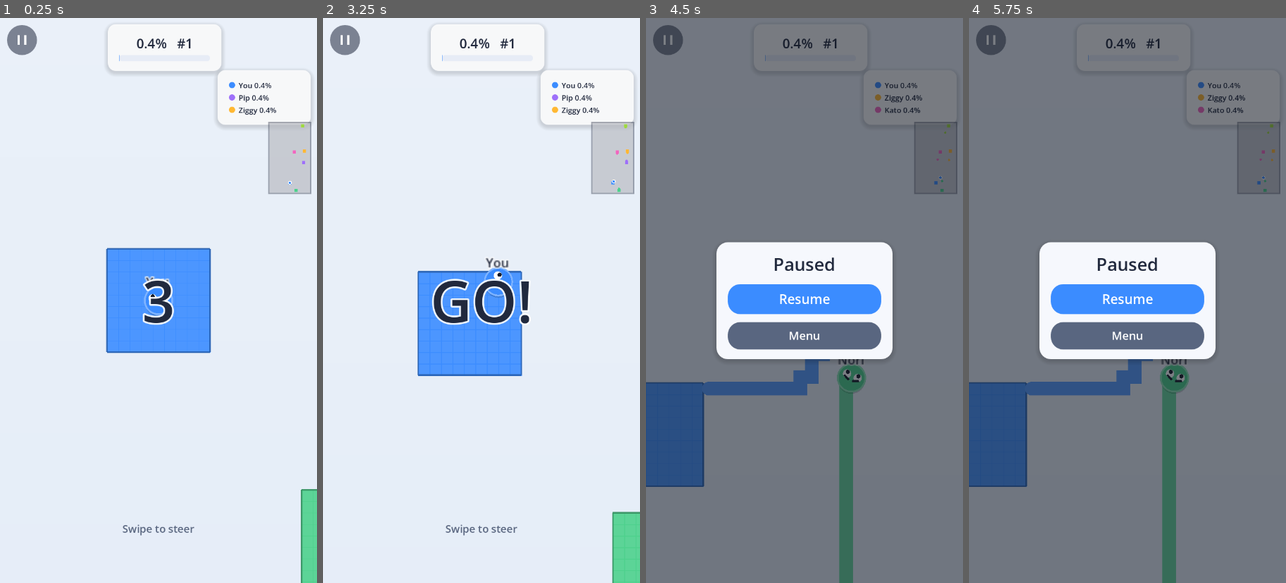
Above: before the commit, frames 1-4 (left to right).
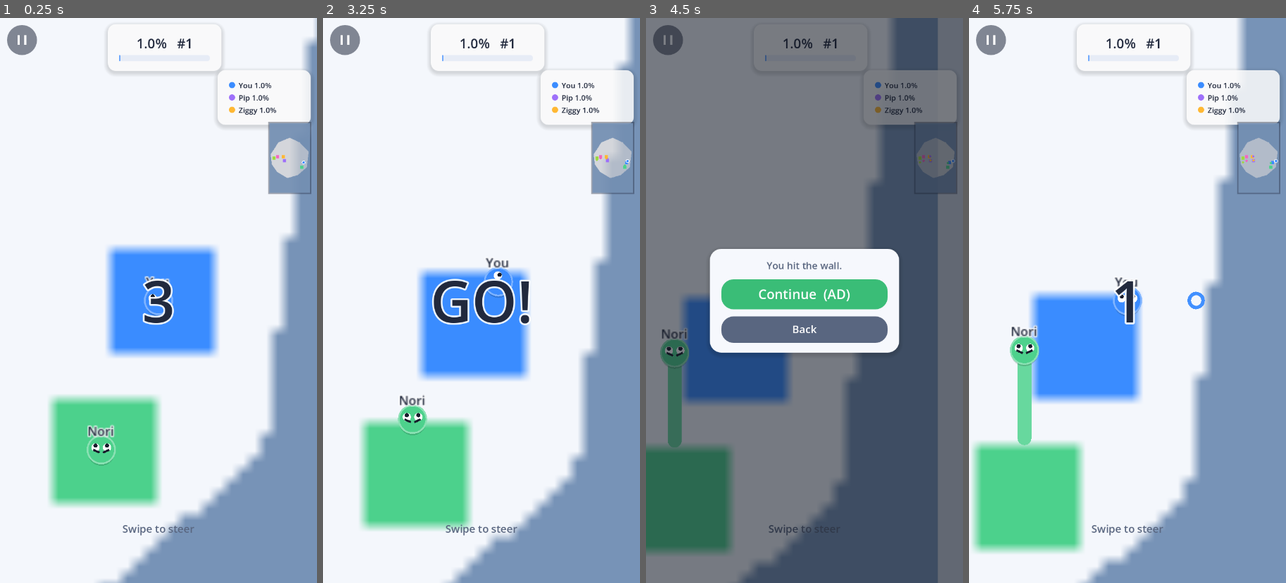
Above: after the commit, the same moments.

Repository: Tourist105/inkland
Game: Godot game, scene res://scenes/Main.tscn
The game is run twice, just before and just after one commit, with the same random seed, the same clock (stepped at 60 frames per second) and the same inputs. This scene is started directly instead of the project's main scene.
Inputs (mouse positions are in pixels of both pictures, inside the frame that each line leads up to; where the layout moved, square brackets give the same spot in the first picture):
- Up to frame 1 (0.25 s): no input
- Up to frame 2 (3.25 s): click (345, 40) at 0.5 s; move the mouse to (551, 272) at 1.27 s; hold Right (ui_right) 1.28-2 s; click (551, 272) at 1.42 s; tap Enter at 2 s; drag from (418, 328) to (465, 413) at 2.02 s; tap Space at 2.75 s; move the mouse to (513, 176) at 2.77 s; hold Right (ui_right) from 2.78 s (still down)
- Up to frame 3 (4.5 s): release Right (ui_right) at 3.5 s; drag from (788, 413) to (709, 215) at 3.52 s; click (804, 294) [668, 40] at 4.25 s
- Up to frame 4 (5.75 s): move the mouse to (1222, 385) at 5.02 s; hold Left (ui_left) from 5.03 s (still down)

The runs differ from the first frame. In frame 1, 26% of the frame differs, in the area x 15-100%, y 0-100%; in frame 2, 26%; in frame 3, 41%; in frame 4, 95%, in the area x 0-100%, y 0-100%.

Commit message:
Arena IS the country (paper.io-2 style) + silky trails
- Land mask from country silhouettes (CH/AT/NL/PT/GR/IT hand-shaped, seeded
  islands beyond); water = wall (slide inside land, fatal mid-trail); flood
  seeds along the coastline; % of the COUNTRY's area; minimap shows the shape
- Territory rendered as one linear-filtered texture (smooth paper.io edges)
- Trails Chaikin-smoothed twice — no stair-steps on diagonals

Co-Authored-By: Claude Fable 5 <noreply@anthropic.com>

Diff:
--- a/scripts/Arena.gd
+++ b/scripts/Arena.gd
@@ -85,6 +85,39 @@
 var _lb_labels: Array[Label] = []
 var _minimap: MiniMap
 var _info_acc := 0.0
+var _terr_img: Image
+var _terr_tex: ImageTexture
+var _land := PackedByteArray()     # 1 = playable land (country silhouette)
+var _land_total := 1
+
+const WATER := Color(0.47, 0.58, 0.72)
+
+## Rough, recognisable country silhouettes (normalized 0..1, y down = south).
+## Countries without a shape get a seeded island blob.
+const COUNTRY_SHAPES := {
+	"Switzerland": [Vector2(0.08, 0.45), Vector2(0.25, 0.30), Vector2(0.50, 0.24),
+		Vector2(0.72, 0.30), Vector2(0.92, 0.42), Vector2(0.88, 0.62),
+		Vector2(0.68, 0.72), Vector2(0.45, 0.76), Vector2(0.22, 0.68), Vector2(0.10, 0.58)],
+	"Austria": [Vector2(0.05, 0.52), Vector2(0.22, 0.42), Vector2(0.42, 0.40),
+		Vector2(0.62, 0.36), Vector2(0.92, 0.34), Vector2(0.95, 0.50),
+		Vector2(0.74, 0.58), Vector2(0.50, 0.60), Vector2(0.28, 0.66), Vector2(0.10, 0.64)],
+	"Netherlands": [Vector2(0.30, 0.14), Vector2(0.62, 0.10), Vector2(0.76, 0.26),
+		Vector2(0.70, 0.50), Vector2(0.80, 0.74), Vector2(0.55, 0.86),
+		Vector2(0.34, 0.80), Vector2(0.24, 0.60), Vector2(0.36, 0.40), Vector2(0.20, 0.28)],
+	"Portugal": [Vector2(0.35, 0.08), Vector2(0.62, 0.10), Vector2(0.66, 0.30),
+		Vector2(0.60, 0.50), Vector2(0.68, 0.70), Vector2(0.60, 0.90),
+		Vector2(0.34, 0.92), Vector2(0.30, 0.70), Vector2(0.38, 0.50), Vector2(0.30, 0.28)],
+	"Greece": [Vector2(0.20, 0.10), Vector2(0.55, 0.08), Vector2(0.75, 0.20),
+		Vector2(0.90, 0.18), Vector2(0.85, 0.35), Vector2(0.62, 0.40),
+		Vector2(0.72, 0.55), Vector2(0.55, 0.60), Vector2(0.64, 0.76),
+		Vector2(0.42, 0.90), Vector2(0.30, 0.72), Vector2(0.45, 0.55),
+		Vector2(0.30, 0.45), Vector2(0.14, 0.30)],
+	"Italy": [Vector2(0.25, 0.06), Vector2(0.55, 0.05), Vector2(0.70, 0.12),
+		Vector2(0.62, 0.25), Vector2(0.50, 0.40), Vector2(0.55, 0.55),
+		Vector2(0.76, 0.70), Vector2(0.92, 0.78), Vector2(0.86, 0.90),
+		Vector2(0.64, 0.88), Vector2(0.48, 0.74), Vector2(0.40, 0.55),
+		Vector2(0.34, 0.35), Vector2(0.20, 0.20)],
+}
 var _count_label: Label
 var _hint_label: Label
 var _dim: ColorRect
@@ -99,7 +132,12 @@
 	trail_owner = PackedByteArray()
 	trail_owner.resize(W * H)
 	_counts.resize(BOT_COUNT + 2)
+	texture_filter = CanvasItem.TEXTURE_FILTER_LINEAR   # smooth territory edges
+	_terr_img = Image.create(W, H, false, Image.FORMAT_RGBA8)
+	_terr_tex = ImageTexture.create_from_image(_terr_img)
+	_build_land_mask()
 	_spawn_players()
+	_refresh_territory()
 	if cam != null:
 		cam.zoom = Vector2(CAM_ZOOM, CAM_ZOOM)
 		cam.position = _cell_center(human.cx, human.cy)
@@ -134,17 +172,14 @@
 	me.face = skin.face
 	me.is_human = true
 	me.display_name = tr("T_YOU")
-	me.home = Vector2i(W / 2, H - 28)
+	me.home = _any_land_spot()
 	players.append(me)
 	human = me
 
 	var colors := _bot_palette(skin.color)
 	var names := BOT_NAMES.duplicate()
 	names.shuffle()
-	var homes := [
-		Vector2i(20, 24), Vector2i(W - 22, 28), Vector2i(18, H / 2),
-		Vector2i(W - 20, H / 2 + 12), Vector2i(W / 2, 32),
-	]
+
 	# Difficulty scales with the player's proven skill (best %): rookies get
 	# timid bots, record-chasers get hunters. Keeps rounds tense but fair.
 	var skill := clampf(Game.best_pct / 60.0, 0.0, 1.0)
@@ -154,7 +189,7 @@
 		b.color = colors[i]
 		b.face = randi() % 6
 		b.display_name = names[i]
-		b.home = homes[i]
+		b.home = _any_land_spot()
 		b.greed = randf_range(0.2 + 0.3 * skill, 1.0)
 		b.caution = randf_range(0.2, 1.0 - 0.35 * skill)
 		b.aggro = randf_range(0.1 + 0.45 * skill, 1.0)
@@ -201,7 +236,16 @@
 			if in_bounds(x, y):
 				grid[idx(x, y)] = p.id
 
-## A random mostly-neutral 5x5 patch, or (-1,-1) if none found.
+func _any_land_spot() -> Vector2i:
+	var spot := _find_free_spot()
+	if spot != Vector2i(-1, -1):
+		return spot
+	for i in W * H:
+		if _land[i] == 1:
+			return Vector2i(i % W, i / W)
+	return Vector2i(W / 2, H / 2)
+
+## A random mostly-neutral 5x5 LAND patch, or (-1,-1) if none found.
 func _find_free_spot() -> Vector2i:
 	for _try in 40:
 		var x := randi_range(START_RADIUS + 2, W - START_RADIUS - 3)
@@ -210,7 +254,7 @@
 		for dy in range(-START_RADIUS, START_RADIUS + 1):
 			for dx in range(-START_RADIUS, START_RADIUS + 1):
 				var i := idx(x + dx, y + dy)
-				if grid[i] != 0 or trail_owner[i] != 0:
+				if grid[i] != 0 or trail_owner[i] != 0 or _land[i] == 0:
 					ok = false
 					break
 			if not ok:
@@ -252,10 +296,11 @@
 			if state == State.PLAYING:
 				_move_actors(minf(delta, 1.0 / 30.0))
 				_info_acc += delta
-				if _info_acc >= 0.1:      # counts + minimap at 10 Hz
+				if _info_acc >= 0.1:      # counts + minimap + territory at 10 Hz
 					_info_acc = 0.0
 					_update_info()
 					_minimap.refresh()
+					_refresh_territory()
 			_age_fx(delta)
 			_update_camera(delta)
 			queue_redraw()
@@ -287,6 +332,7 @@
 			target = _human_target
 		elif p.pending_dir != Vector2i.ZERO:
 			target = Vector2(p.pending_dir).angle()
+		var old_pos := p.pos
 		var diff := angle_difference(p.heading, target)
 		var rate := (TURN_RATE if p.is_human else BOT_TURN) * dt
 		p.heading += clampf(diff, -rate, rate)
@@ -299,6 +345,19 @@
 			clampf(p.pos.y, m, H * CELL - m))
 		if clamped != p.pos:
 			p.pos = clamped
+			if p.is_out:
+				_kill(p, null, "wall")
+				continue
+		# Coastline: water is out of bounds too — slide along it if possible.
+		if not land(int(p.pos.x / CELL), int(p.pos.y / CELL)):
+			var sx := Vector2(p.pos.x, old_pos.y)
+			var sy := Vector2(old_pos.x, p.pos.y)
+			if land(int(sx.x / CELL), int(sx.y / CELL)):
+				p.pos = sx
+			elif land(int(sy.x / CELL), int(sy.y / CELL)):
+				p.pos = sy
+			else:
+				p.pos = old_pos
 			if p.is_out:
 				_kill(p, null, "wall")
 				continue
@@ -388,12 +447,18 @@
 	var visited := PackedByteArray()
 	visited.resize(W * H)
 	var stack: Array[int] = []
-	for x in range(W):
-		_seed(idx(x, 0), p.id, visited, stack)
-		_seed(idx(x, H - 1), p.id, visited, stack)
+	# Seeds: every non-owner LAND cell touching water or the board edge (the
+	# coastline is the wall of this arena).
 	for y in range(H):
-		_seed(idx(0, y), p.id, visited, stack)
-		_seed(idx(W - 1, y), p.id, visited, stack)
+		for x in range(W):
+			var i2 := idx(x, y)
+			if _land[i2] == 0:
+				visited[i2] = 1          # water is never captured
+				continue
+			if x == 0 or y == 0 or x == W - 1 or y == H - 1 \
+					or _land[idx(x - 1, y)] == 0 or _land[idx(x + 1, y)] == 0 \
+					or _land[idx(x, y - 1)] == 0 or _land[idx(x, y + 1)] == 0:
+				_seed(i2, p.id, visited, stack)
 
 	while not stack.is_empty():
 		var i: int = stack.pop_back()
@@ -505,7 +570,7 @@
 		for s in range(1, 9):
 			var x := p.cx + d.x * s
 			var y := p.cy + d.y * s
-			if not in_bounds(x, y):
+			if not in_bounds(x, y) or _land[idx(x, y)] == 0:
 				break
 			if grid[idx(x, y)] != p.id:
 				score += 1
@@ -522,8 +587,10 @@
 			continue
 		if not _safe_cell(p, p.cx + d.x, p.cy + d.y):
 			continue
+		if not land(p.cx + d.x, p.cy + d.y):
+			continue
 		# Mid-trail, also look two cells ahead so arcs don't drift into walls.
-		if p.is_out and not in_bounds(p.cx + d.x * 2, p.cy + d.y * 2):
+		if p.is_out and not land(p.cx + d.x * 2, p.cy + d.y * 2):
 			continue
 		p.pending_dir = d
 		return
@@ -850,7 +917,7 @@
 		_counts[i] = 0
 	for i in grid.size():
 		_counts[grid[i]] += 1
-	var total := float(W * H)
+	var total := float(_land_total)
 	var you := _counts[1] * 100.0 / total
 	_max_pct = maxf(_max_pct, you)
 	if _pct_label != null:
@@ -1115,6 +1182,52 @@
 
 # ------------------------------------------------------------------- render --
 
+## Rebuild the smooth territory texture from the grid (linear-filtered when
+## drawn, so region edges read as smooth curves, not stepped tiles).
+func _refresh_territory() -> void:
+	var bt := Game.country_tint()
+	var paper := Color(BG_TOP.r * bt.r, BG_TOP.g * bt.g, BG_TOP.b * bt.b)
+	for y in H:
+		for x in W:
+			var i3 := idx(x, y)
+			if _land[i3] == 0:
+				_terr_img.set_pixel(x, y, WATER)
+			else:
+				var o := grid[i3]
+				_terr_img.set_pixel(x, y, paper if o == 0 else players[o - 1].color)
+	_terr_tex.update(_terr_img)
+
+## Rasterize the current country's silhouette into the land mask — the arena
+## IS the country (paper.io-2 style). Unknown countries get a seeded island.
+func _build_land_mask() -> void:
+	_land.resize(W * H)
+	var cname: String = Game.COUNTRIES[Game.country_idx].name
+	var poly := PackedVector2Array()
+	if COUNTRY_SHAPES.has(cname):
+		for v in COUNTRY_SHAPES[cname]:
+			poly.append(v)
+	else:
+		var seed_f := float(Game.country_idx)
+		for k in 14:
+			var ang := TAU * k / 14.0
+			var rad := 0.34 + 0.10 * sin(k * 2.7 + seed_f) + 0.06 * sin(k * 4.3 + seed_f * 2.0)
+			poly.append(Vector2(0.5, 0.5) + Vector2(cos(ang), sin(ang) * 0.9) * rad)
+	# Fit with a small margin; grid is portrait so shapes sit centred.
+	var m := 0.05
+	_land_total = 0
+	for y in H:
+		for x in W:
+			var pnt := Vector2(m + (1.0 - 2.0 * m) * (x + 0.5) / W,
+				m + (1.0 - 2.0 * m) * (y + 0.5) / H)
+			var inside := Geometry2D.is_point_in_polygon(pnt, poly)
+			_land[idx(x, y)] = 1 if inside else 0
+			if inside:
+				_land_total += 1
+	_land_total = maxi(_land_total, 1)
+
+func land(x: int, y: int) -> bool:
+	return in_bounds(x, y) and _land[idx(x, y)] == 1
+
 func _visible_cells() -> Rect2i:
 	var vp := get_viewport_rect().size / CAM_ZOOM
 	var c := cam.position if cam != null else _cell_center(W / 2, H / 2)
@@ -1129,17 +1242,11 @@
 	draw_rect(Rect2(-CELL * 8, -CELL * 8, board.size.x + CELL * 16, board.size.y + CELL * 16), VOID)
 	_draw_vgradient(board, BG_TOP, BG_BOT)
 
-	# Territory fills — only the visible window (fine grid = smooth, no big tiles).
-	var vis := _visible_cells()
-	for y in range(vis.position.y, vis.position.y + vis.size.y + 1):
-		for x in range(vis.position.x, vis.position.x + vis.size.x + 1):
-			var o := grid[idx(x, y)]
-			if o == 0:
-				continue
-			var fill: Color = players[o - 1].color
-			fill.a = 0.9
-			draw_rect(Rect2(x * CELL, y * CELL, CELL + 0.5, CELL + 0.5), fill)
-	_draw_region_outlines(vis)
+	# Territory — one smooth linear-filtered texture (paper.io-style edges,
+	# no visible tiles/steps). Half-texel inset keeps it aligned to cells.
+	if _terr_tex != null:
+		draw_texture_rect(_terr_tex,
+			Rect2(-CELL * 0.5, -CELL * 0.5, (W + 1) * CELL, (H + 1) * CELL), false)
 
 
 	# Capture flash: freshly claimed cells blink white and fade.
@@ -1161,10 +1268,13 @@
 			pts.append(_cell_center(c.x, c.y))
 		if p.alive and p.is_out:
 			pts.append(_head_visual(p))
-		for pt in pts:
-			draw_circle(pt, w * 0.5, col)
+		pts = _chaikin(_chaikin(pts))     # smooth curve — no stair-steps
 		if pts.size() >= 2:
+			draw_circle(pts[0], w * 0.5, col)
+			draw_circle(pts[pts.size() - 1], w * 0.5, col)
 			draw_polyline(pts, col, w)
+		elif pts.size() == 1:
+			draw_circle(pts[0], w * 0.5, col)
 
 	# Heads — interpolated blobs with faces, then name tags.
 	for p in players:
@@ -1196,6 +1306,18 @@
 			var col2: Color = f.color
 			col2.a = a2
 			draw_arc(f.pos, (1.0 - a2) * CELL * 3.2 + CELL * 0.5, 0, TAU, 24, col2, 3.0)
+
+## One Chaikin corner-cutting pass (call twice for silky trails).
+static func _chaikin(pts: PackedVector2Array) -> PackedVector2Array:
+	if pts.size() < 3:
+		return pts
+	var out := PackedVector2Array()
+	out.append(pts[0])
+	for i in range(pts.size() - 1):
+		out.append(pts[i].lerp(pts[i + 1], 0.25))
+		out.append(pts[i].lerp(pts[i + 1], 0.75))
+	out.append(pts[pts.size() - 1])
+	return out
 
 # --- drawing helpers ---------------------------------------------------------
 
--- a/scripts/ui/MiniMap.gd
+++ b/scripts/ui/MiniMap.gd
@@ -15,10 +15,14 @@
 	mouse_filter = Control.MOUSE_FILTER_IGNORE
 
 func refresh() -> void:
-	var neutral := Color(1, 1, 1, 0.45)
+	var neutral := Color(1, 1, 1, 0.55)
 	for y in arena.H:
 		for x in arena.W:
-			var o: int = arena.grid[y * arena.W + x]
+			var i: int = y * arena.W + x
+			if arena._land[i] == 0:
+				_img.set_pixel(x, y, Color(0.47, 0.58, 0.72, 0.9))
+				continue
+			var o: int = arena.grid[i]
 			_img.set_pixel(x, y, neutral if o == 0 else arena.players[o - 1].color)
 	_tex.update(_img)
 	queue_redraw()
